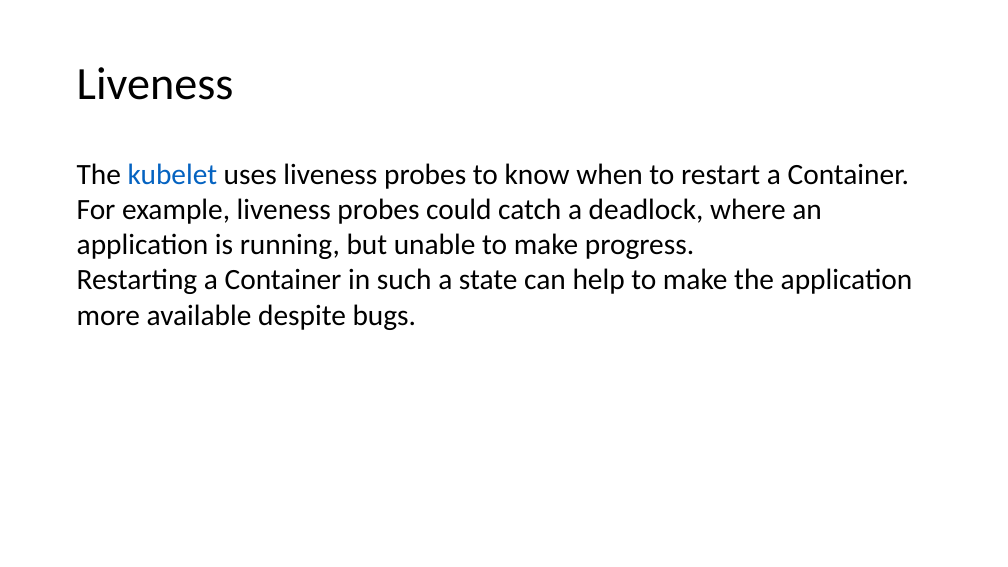
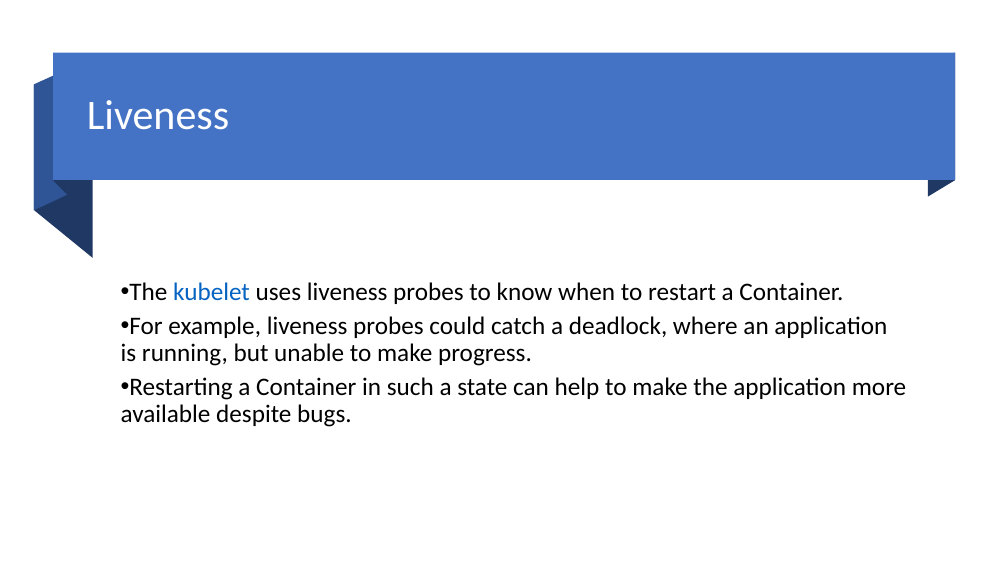
Before and after one commit to eylonmalin/k8s-training, a slide deck: slide 22 of day-3/Using Kubernetes Day 3.pptx. Drawn at 1008x567 pixels with LibreOffice and Linux fonts; fonts in the diff are those of the drawing. Boxes give left, top, right and bottom in pixels: in the first picture for what was removed or moved away, otherwise in the second. Text is boxed around its words. In the diff, an @@ line names an element or a change of style, - is before the commit and + after.

```diff
--- a/day-3/Using Kubernetes Day 3.pptx
+++ b/day-3/Using Kubernetes Day 3.pptx
@@ rectangle added at (53, 53, 955, 181), fill #4472C4 @@
@@ freeform shape added at (54, 53, 67, 194), fill #203864 @@
@@ freeform shape added at (928, 53, 955, 197), fill #203864 @@
@@ freeform shape added at (34, 85, 93, 258), fill #203864 @@
@@ freeform shape added at (34, 70, 67, 211), fill #2F5597 @@
@@ text "Liveness": place and size @@
-text "Liveness" at (77, 67, 234, 100)
+text "Liveness" at (87, 100, 229, 130)
@@ text "Liveness" at (87, 100, 229, 130): size 44 to 40 pt, text colour #000000 to #FFFFFF; more space between paragraphs @@
@@ text "The kubelet uses liveness probes ...": place and size @@
-text "The kubelet uses liveness probes ..." at (77, 163, 913, 330)
+text "The kubelet uses liveness probes ..." at (121, 282, 906, 427)
@@ text "The kubelet uses liveness probes ..." at (121, 282, 906, 427): size 28 to 24 pt; bullet none to •; line spacing 1 to 0.9; more space between paragraphs; vertical alignment top to middle @@
```
Also in this commit, not shown: 11 other slides changed, 2 slides added, 1 slide removed.
